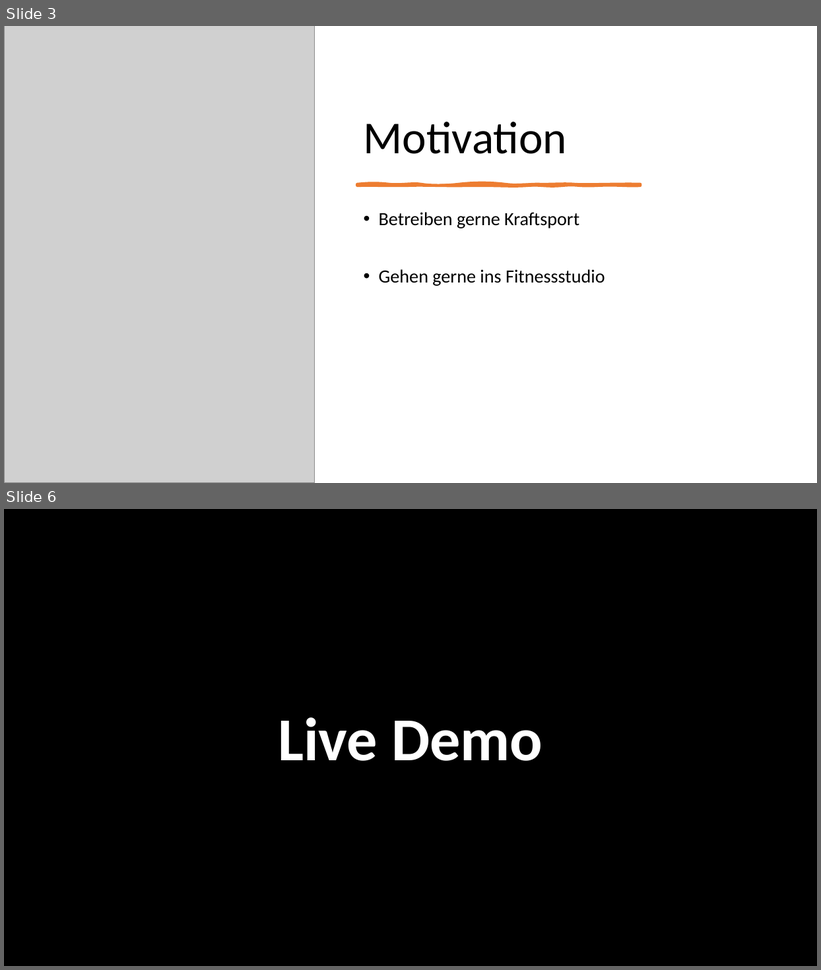
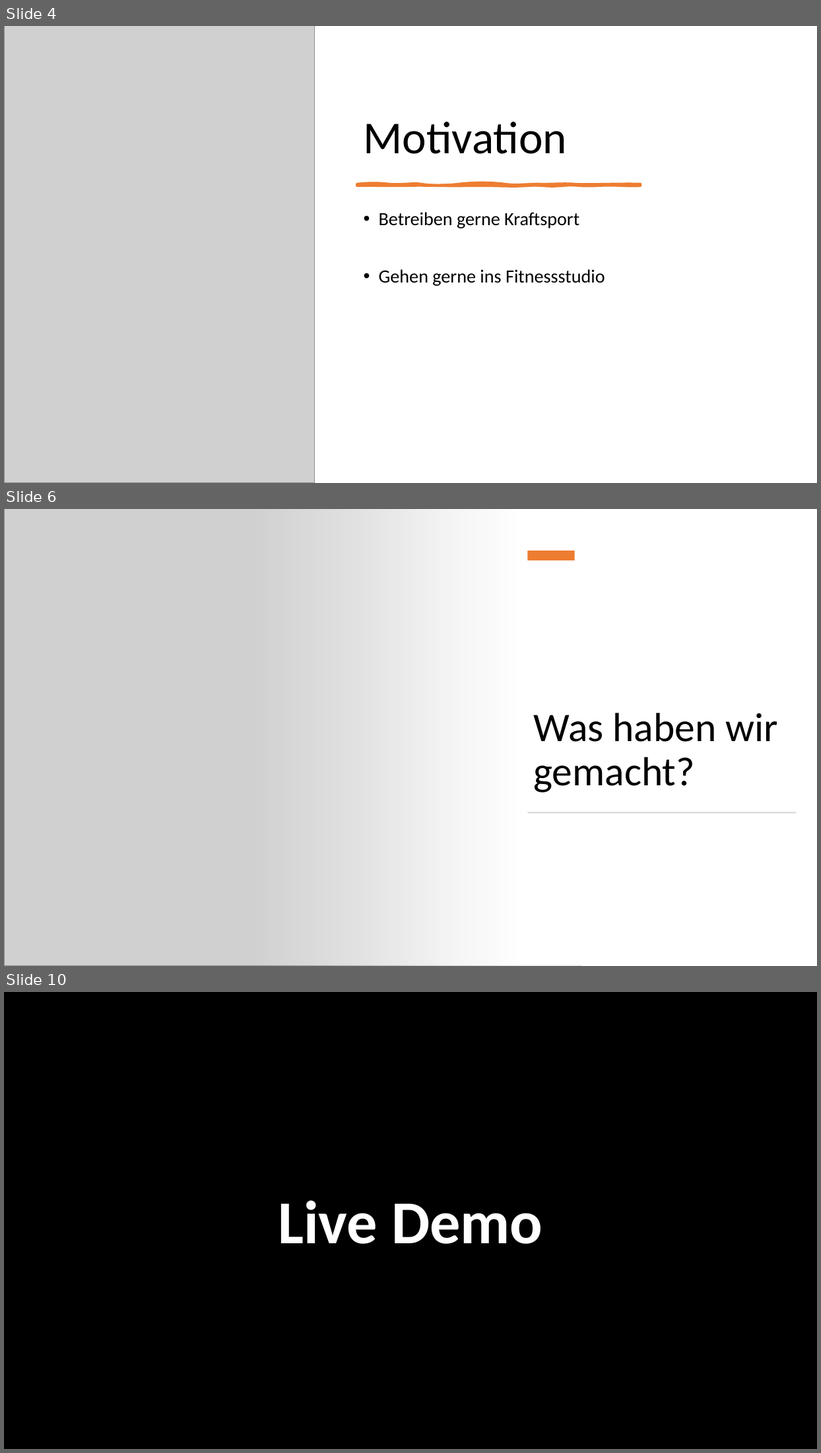
Before and after one commit to ab321/stayfit, a slide deck: powerpoint/stayfit.pptx. Shown one above the other, each under a label of ours: slides 3 and 6 before the commit, slides 4, 6 and 10 after it; the slides between them are not shown. The pictures are 821x970 and 821x1453 pixels, drawn with LibreOffice and Linux fonts; fonts in the diff are those of the drawing; grey boxes stand for pictures; background and template pictures are left out. Boxes give left, top, right and bottom in pixels: in the first picture for what was removed or moved away, otherwise in the second. Text is boxed around its words. In the diff, an @@ line names an element or a change of style, - is before the commit and + after.

```diff
--- a/powerpoint/stayfit.pptx
+++ b/powerpoint/stayfit.pptx
@@ slide 6 added at bbox=[4, 509, 817, 966], background #FFFFFF @@
@@ picture added at bbox=[4, 509, 582, 966] @@
@@ rectangle added at bbox=[252, 509, 817, 966], fill gradient #FFFFFF @@
@@ rectangle added at bbox=[527, 551, 575, 560], fill #ED7D31 @@
@@ title added at bbox=[533, 713, 779, 793], 48 pt, text #000000 @@
+Was haben wir gemacht?
@@ rectangle added at bbox=[528, 812, 797, 813], fill #D5D5D5 @@
@@ what was slide 3 is now slide 4 @@
@@ what was slide 6 is now slide 10 @@
```
Also in this commit, not shown: 2 slides changed, 4 other slides added, 1 slide removed, 8 other files.
